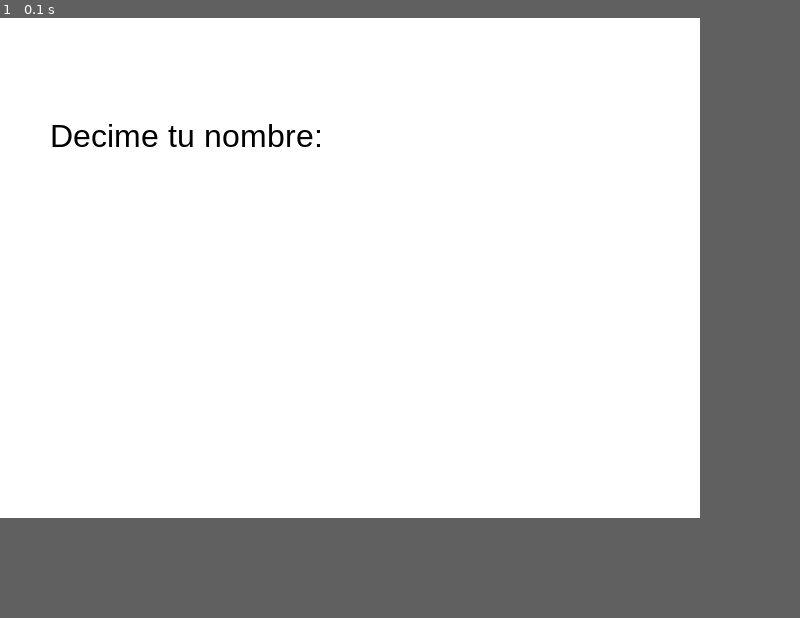
Above: before the commit, frame 1.
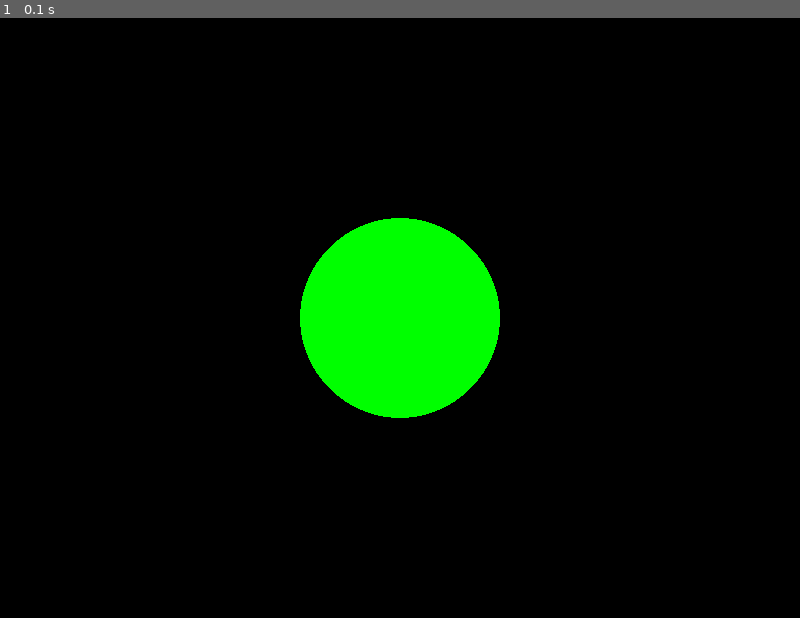
Above: after the commit, the same moment.

Repository: Alexander7170/Actividades_Programacion_UTN
Game: pygame game, started from Actividades_Programacion_UTN/juego_por_consola/ejemplo.py
Same seed, same stepped clock (60 frames per second), same inputs: the game is played once before the commit and once after it.
Inputs:
- Up to frame 1 (0.1 s): no input
In our replay, the window is 700x500 before the commit and 800x600 after it. These sizes can differ from the game's own. Grey fills any space a smaller window leaves; there, only what the larger window draws over its background counts as a difference.

The runs differ from the first frame. In frame 1, 73% of the frame differs, in the area x 0-88%, y 0-84%.

Commit message:
Juego cambiado

Diff:
--- a/Actividades_Programacion_UTN/juego_por_consola/Trabajo_15_Juego_por_consola.py
+++ b/Actividades_Programacion_UTN/juego_por_consola/Trabajo_15_Juego_por_consola.py
@@ -44,6 +44,6 @@
 
     if seguir_jugando == False:
         anexar_score(nombre_usuario, indice_usuario)
-
+        print(MENSAJE_INFORMAR_CASILLERO, (indice_usuario))
 
 print("fin del programa")
--- a/Actividades_Programacion_UTN/juego_por_consola/Trabajo_16_PyGame.py
+++ b/Actividades_Programacion_UTN/juego_por_consola/Trabajo_16_PyGame.py
@@ -32,6 +32,7 @@
 capsula_azul = pygame.image.load("Imagenes/figura_capsula_azul.png")
 capsula_verde = pygame.image.load("Imagenes/figura_capsula_verde.png")
 fondo_inicio_pantalla = pygame.image.load("Imagenes/fondo_inicio_pantalla.png")
+capsula_roja_miniatura = pygame.transform.scale(capsula_roja,(70,70))
 
 
 fuente_subtitulos = pygame.font.SysFont("Comic Sans MS",50)
@@ -48,6 +49,9 @@
 texto_pedir_nombre = fuente_subtitulos.render(MENSAJE_PEDIR_NOMBRE,True,COLOR_NEGRO)
 rect_capsula_verde = capsula_verde.get_rect()
 
+
+rect_capsula_roja_miniatura = capsula_amarilla.get_rect()
+
 rect_capsula_amarilla = capsula_amarilla.get_rect() # # DEVUELVE UNA SUPERFICIE INVICIBLE, UNA ZONA CON UN ALTO Y ANCHO DE LA IMAGEN
 rect_capsula_roja = capsula_roja.get_rect() # DEVUELVE UNA SUPERFICIE INVICIBLE, UNA ZONA CON UN ALTO Y ANCHO DE LA IMAGEN
 rect_capsula_azul = capsula_azul.get_rect() # DEVUELVE UNA SUPERFICIE INVICIBLE, UNA ZONA CON UN ALTO Y ANCHO DE LA IMAGEN
@@ -57,7 +61,6 @@
 rect_capsula_amarilla.y = 420 # UBICO ESA ZONA INVICIBLE EN LA COORDENADA Y
 rect_capsula_roja.x = 250 # CAMBIO SU EJE X
 rect_capsula_roja.y = 520 # UBICO ESA ZONA INVICIBLE EN LA COORDENADA Y
-py
 
 pygame.display.set_caption("Trivia")
 correr_juego = True
@@ -77,6 +80,7 @@
                             if event.type == pygame.QUIT:
                                 jugar = False
                                 escribiendo = False
+                                correr_juego = False
                             elif event.type == pygame.KEYDOWN:
                                 if event.key == pygame.K_RETURN:
                                     escribiendo = False
@@ -87,7 +91,13 @@
                                     nombre = nombre[0:-1]
                                 elif len(nombre) <= 13:
                                     nombre += event.unicode
+                            elif event.type == pygame.MOUSEBUTTONDOWN:
+                                click = event.pos
+                                if rect_capsula_roja_miniatura.collidepoint(click):
+                                    escribiendo = False
+                                    jugar = False
                             pantalla.blit(fondo_inicio_pantalla,(0,0))
+                            pantalla.blit(capsula_roja_miniatura,(10,10))
                             pygame.draw.line(pantalla,COLOR_NEGRO,(200,250),(600,250),5)
                             pygame.draw.rect(pantalla,COLOR_GRIS,(190,40,460,100),5)
                             texto_nombre = fuente_subtitulos.render(nombre,True,(0,0,0))
--- a/Actividades_Programacion_UTN/juego_por_consola/ejemplo.py
+++ b/Actividades_Programacion_UTN/juego_por_consola/ejemplo.py
@@ -1,42 +1,42 @@
 import pygame
+import math
+
+# Inicializar Pygame
 pygame.init()
 
-# Configuración
-ANCHO = 700
-ALTO = 500
-pantalla = pygame.display.set_mode((ANCHO, ALTO))
-pygame.display.set_caption("Escribí tu nombre")
+# Crear ventana
+width, height = 800, 600
+screen = pygame.display.set_mode((width, height))
+pygame.display.set_caption("Colisión con círculo")
 
-# Fuente para mostrar texto
-fuente = pygame.font.SysFont("arial", 32)
+# Definir el círculo
+circle_center = (400, 300)  # centro del círculo
+circle_radius = 100
+circle_color = (0, 255, 0)  # verde
 
-# Colores
-BLANCO = (255, 255, 255)
-NEGRO = (0, 0, 0)
+# Loop principal
+running = True
+while running:
+    screen.fill((0, 0, 0))  # fondo negro
 
-# Variables
-escribiendo = True
-nombre = ""
+    # Dibujar el círculo
+    pygame.draw.circle(screen, circle_color, circle_center, circle_radius)
 
-while escribiendo:
-    for evento in pygame.event.get():
-        if evento.type == pygame.QUIT:
-            escribiendo = False
-        elif evento.type == pygame.KEYDOWN:
-            if evento.key == pygame.K_RETURN:
-                print(f"Nombre ingresado: {nombre}")
-                escribiendo = False
-            elif evento.key == pygame.K_BACKSPACE:
-                nombre = nombre[:-1]
+    for event in pygame.event.get():
+        if event.type == pygame.QUIT:
+            running = False
+
+        # Detectar clic del mouse
+        if event.type == pygame.MOUSEBUTTONDOWN:
+            mouse_pos = event.pos
+            dx = mouse_pos[0] - circle_center[0]
+            dy = mouse_pos[1] - circle_center[1]
+            distance = math.sqrt(dx ** 2 + dy ** 2)
+
+            if distance <= circle_radius:
+                print("¡Colisión con el círculo!")
             else:
-                nombre += evento.unicode
-
-    # Dibujar en pantalla
-    pantalla.fill(BLANCO)
-    texto_superior = fuente.render("Decime tu nombre:", True, NEGRO)
-    texto_nombre = fuente.render(nombre, True, NEGRO)
-    pantalla.blit(texto_superior, (50, 100))
-    pantalla.blit(texto_nombre, (50, 150))
+                print("No hubo colisión")
 
     pygame.display.flip()
 
--- a/Actividades_Programacion_UTN/juego_por_consola/score.csv
+++ b/Actividades_Programacion_UTN/juego_por_consola/score.csv
@@ -1,2 +1,4 @@
 alex,12
 gfgg,10
+alex,30
+alex,12
